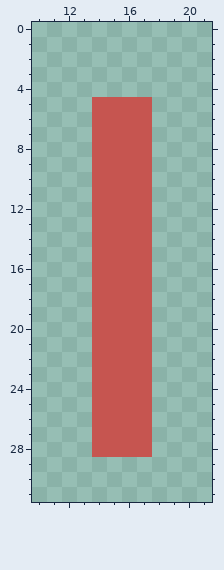
Two states of a pixel-art file, Assets/Sprites/InteriorObjects/thermometer.aseprite. The picture above was drawn from the file before the commit.
32x32 pixels, 1 frame. Shown: x 10..21, y 0..31.
The same view after the edit:
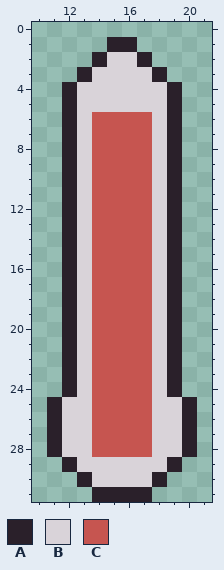
Palette (. is transparent): A #2a202a  B #d9d3d9  C #c65550
The edit:
layer "Foreground" now shown
--- layers "Progress", "Foreground"
@@ x 10..21 @@
  0 ............
- 1 ............
- 2 ............
- 3 ............
- 4 ............
- 5 ....CCCC....
- 6 ....CCCC....
- 7 ....CCCC....
- 8 ....CCCC....
- 9 ....CCCC....
-10 ....CCCC....
-11 ....CCCC....
-12 ....CCCC....
-13 ....CCCC....
-14 ....CCCC....
-15 ....CCCC....
-16 ....CCCC....
-17 ....CCCC....
-18 ....CCCC....
-19 ....CCCC....
-20 ....CCCC....
-21 ....CCCC....
-22 ....CCCC....
-23 ....CCCC....
-24 ....CCCC....
-25 ....CCCC....
-26 ....CCCC....
-27 ....CCCC....
-28 ....CCCC....
-29 ............
-30 ............
-31 ............
+ 1 .....AA.....
+ 2 ....ABBA....
+ 3 ...ABBBBA...
+ 4 ..ABBBBBBA..
+ 5 ..ABBBBBBA..
+ 6 ..ABCCCCBA..
+ 7 ..ABCCCCBA..
+ 8 ..ABCCCCBA..
+ 9 ..ABCCCCBA..
+10 ..ABCCCCBA..
+11 ..ABCCCCBA..
+12 ..ABCCCCBA..
+13 ..ABCCCCBA..
+14 ..ABCCCCBA..
+15 ..ABCCCCBA..
+16 ..ABCCCCBA..
+17 ..ABCCCCBA..
+18 ..ABCCCCBA..
+19 ..ABCCCCBA..
+20 ..ABCCCCBA..
+21 ..ABCCCCBA..
+22 ..ABCCCCBA..
+23 ..ABCCCCBA..
+24 ..ABCCCCBA..
+25 .ABBCCCCBBA.
+26 .ABBCCCCBBA.
+27 .ABBCCCCBBA.
+28 .ABBCCCCBBA.
+29 ..ABBBBBBA..
+30 ...ABBBBA...
+31 ....AAAA....
Changed places in both pictures, as pixel boxes (x1, y1, x2, y2):
changed: (47, 37, 197, 502)
